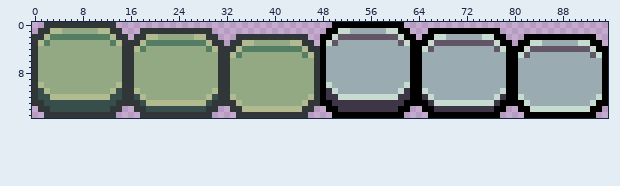
Edited in one commit: sprite sheet (assets/images/button.png). The picture above was drawn from the file before the commit.
The file is 96x16 pixels.
The same view after the edit:
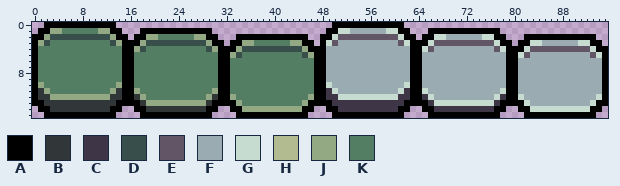
Palette (. is transparent): A #000000  B #313638  C #3e3546  D #374e4a  E #625565  F #9babb2  G #c7dcd0  H #b2ba90  J #92a984  K #547e64
Changes in this commit:
y 0: x 2..13 BBBBBBBBBBBB -> AAAAAAAAAAAA
y 1: x 1..14 BBHHJJJJJJHHBB -> AAJJKKKKKKJJAA; x 18..29 BBBBBBBBBBBB -> AAAAAAAAAAAA
y 2: x 0..15 BBHKKKKKKKKKKHBB -> AAJDDDDDDDDDDJAA; x 17..30 BBHHJJJJJJHHBB -> AAJJKKKKKKJJAA; x 34..45 BBBBBBBBBBBB -> AAAAAAAAAAAA
y 3: x 0..31 BHKJJJJJJJJJJKHBBBHKKKKKKKKKKHBB -> AJDKKKKKKKKKKDJAAAJDDDDDDDDDDJAA; x 33..46 BBHHJJJJJJHHBB -> AAJJKKKKKKJJAA
y 4: x 0..47 BJJJJJJJJJJJJJJBBHKJJJJJJJJJJKHBBBHKKKKKKKKKKHBB -> AKKKKKKKKKKKKKKAAJDKKKKKKKKKKDJAAAJDDDDDDDDDDJAA
y 5: x 0..47 BJJJJJJJJJJJJJJBBJJJJJJJJJJJJJJBBHKJJJJJJJJJJKHB -> AKKKKKKKKKKKKKKAAKKKKKKKKKKKKKKAAJDKKKKKKKKKKDJA
y 6..9: x 0..47 BJJJJJJJJJJJJJJBBJJJJJJJJJJJJJJBBJJJJJJJJJJJJJJB -> AKKKKKKKKKKKKKKAAKKKKKKKKKKKKKKAAKKKKKKKKKKKKKKA
y 10: x 0..47 BHJJJJJJJJJJJJHBBJJJJJJJJJJJJJJBBJJJJJJJJJJJJJJB -> AJKKKKKKKKKKKKJAAKKKKKKKKKKKKKKAAKKKKKKKKKKKKKKA
y 11: x 0..47 BDHJJJJJJJJJJHDBBHJJJJJJJJJJJJHBBJJJJJJJJJJJJJJB -> ABJKKKKKKKKKKJBAAJKKKKKKKKKKKKJAAKKKKKKKKKKKKKKA
y 12: x 0..47 BDDHHHHHHHHHHDDBBDHJJJJJJJJJJHDBBHJJJJJJJJJJJJHB -> ABBJJJJJJJJJJBBAABJKKKKKKKKKKJBAAJKKKKKKKKKKKKJA
y 13: x 0..47 BBDDDDDDDDDDDDBBBBDHHHHHHHHHHDBBBBHJJJJJJJJJJHBB -> AABBBBBBBBBBBBAAAABJJJJJJJJJJBAAAAJKKKKKKKKKKJAA
y 14: x 1..14 BBDDDDDDDDDDBB -> AABBBBBBBBBBAA; x 17..30 BBDDDDDDDDDDBB -> AABBBBBBBBBBAA; x 33..46 BBHHHHHHHHHHBB -> AAJJJJJJJJJJAA
y 15: x 2..13 BBBBBBBBBBBB -> AAAAAAAAAAAA; x 18..29 BBBBBBBBBBBB -> AAAAAAAAAAAA; x 34..45 BBBBBBBBBBBB -> AAAAAAAAAAAA
Pixel boxes of the changes (left, top, right, bottom) in both pictures:
changed: (32, 22, 320, 118)
